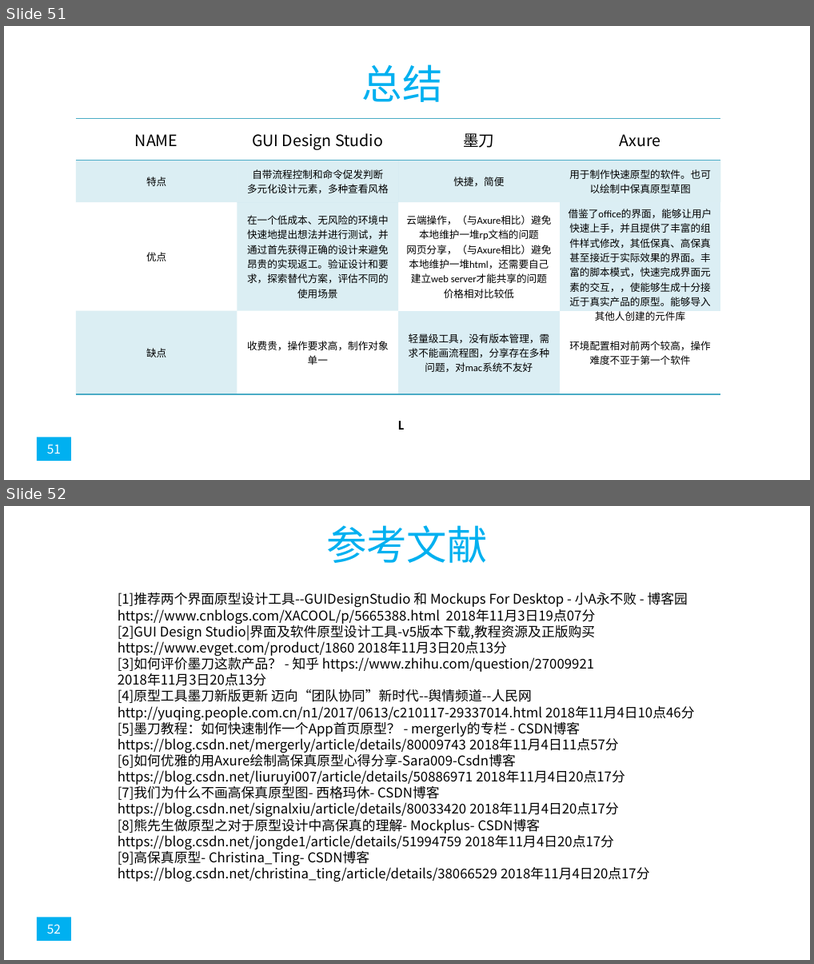
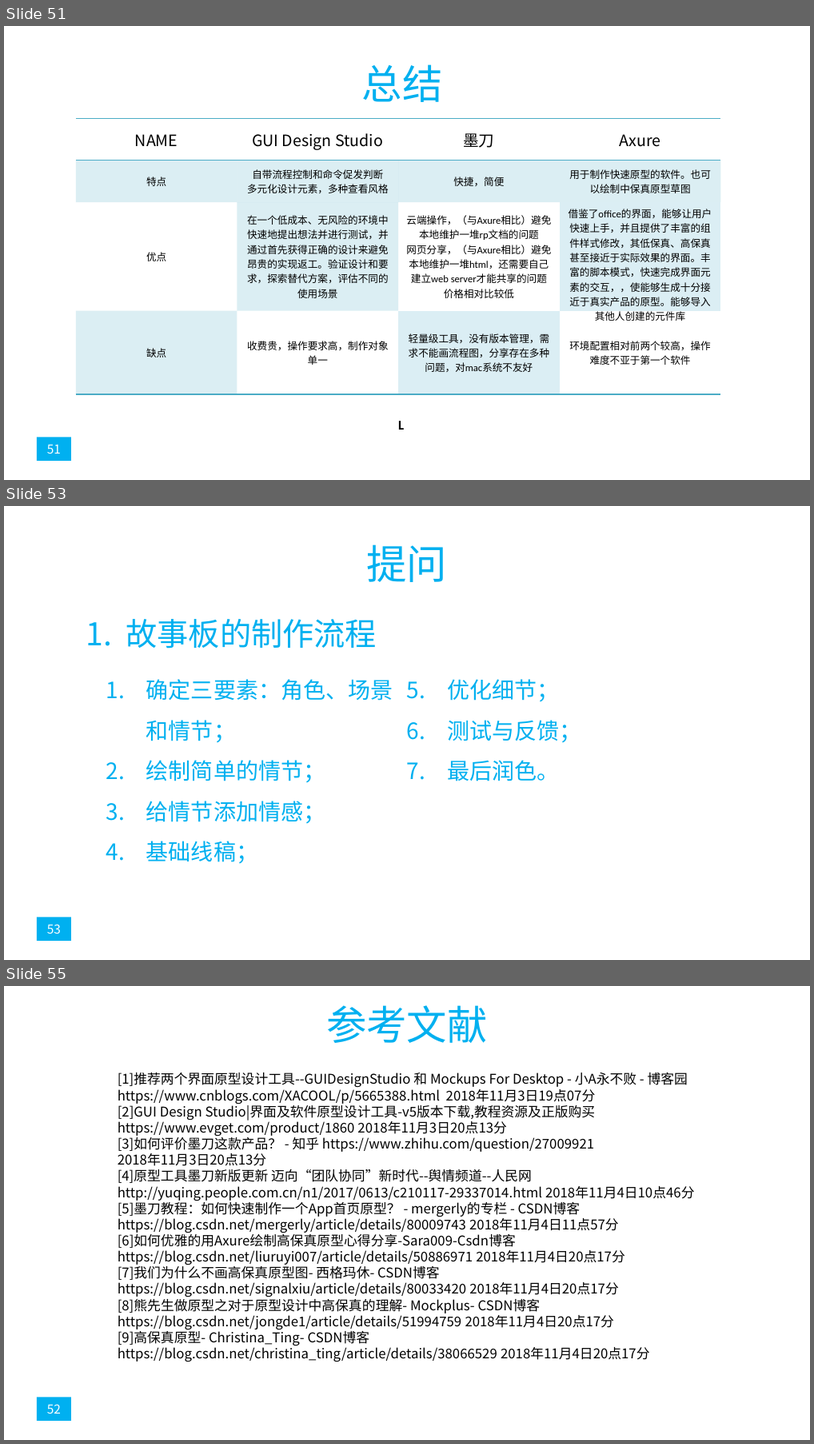
Before and after one commit to popopoi/PRD2018-G07, a slide deck: 非受控文档/翻转课堂PPT/PRD2018-G07-第七周翻转课堂PPT.pptx. Shown one above the other, each under a label of ours: slides 51 and 52 before the commit, slides 51, 53 and 55 after it; the slides between them are not shown. The pictures are 814x964 and 814x1444 pixels, drawn with LibreOffice and Linux fonts; fonts in the diff are those of the drawing. Boxes give left, top, right and bottom in pixels: in the first picture for what was removed or moved away, otherwise in the second. Text is boxed around its words. In the diff, an @@ line names an element or a change of style, - is before the commit and + after.

Commit message:
修订《PRD2018-G07-第七周翻转课堂PPT》[修订的内容：添加ppt问题和成员绩效]

```diff
--- a/非受控文档/翻转课堂PPT/PRD2018-G07-第七周翻转课堂PPT.pptx
+++ b/非受控文档/翻转课堂PPT/PRD2018-G07-第七周翻转课堂PPT.pptx
@@ slide 53 added at bbox=[4, 506, 810, 960], background #FFFFFF @@
@@ title added at bbox=[367, 544, 448, 582], 36 pt, text #00B0F0 @@
+提问
@@ text added at bbox=[126, 619, 377, 648], 28 pt, text #00B0F0 @@
+1. 故事板的制作流程
@@ text added at bbox=[146, 679, 582, 864], 20 pt, text #00B0F0 @@
+1. 确定三要素：角色、场景和情节；
+2. 绘制简单的情节；
+3. 给情节添加情感；
+4. 基础线稿；
+5. 优化细节；
+6. 测试与反馈；
+7. 最后润色。
@@ rectangle added at bbox=[37, 916, 72, 940], fill #00B0F0, 11 pt, text #FFFFFF @@
+53
@@ what was slide 52 is now slide 55 @@
```
Also in this commit, not shown: 6 slides changed, 3 other slides added.
